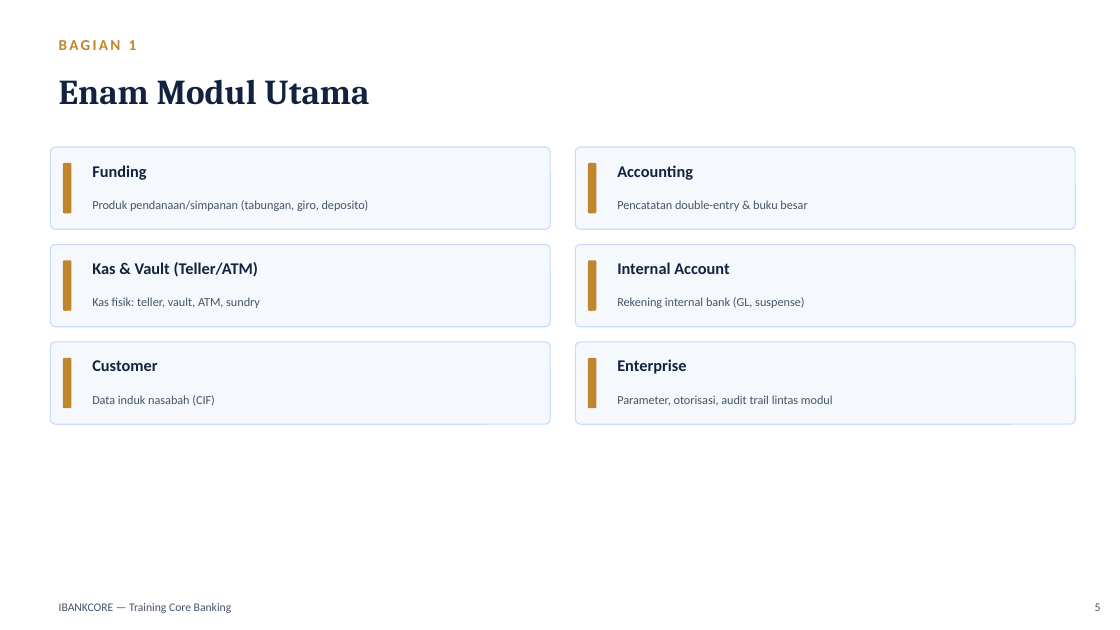
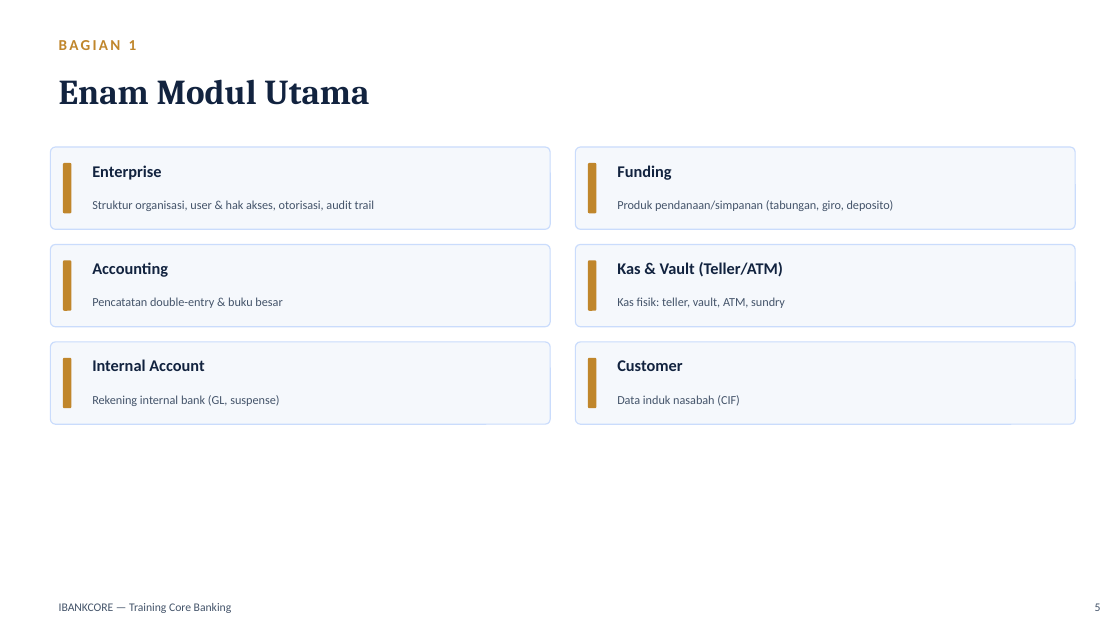
Before and after one commit to wisnu/ibankcore-training-materials, a slide deck: slide 5 of deployments/cgs-pos/dist/materi_training_ibankcore.pptx. Drawn at 1120x630 pixels with LibreOffice and Linux fonts; fonts in the diff are those of the drawing. Boxes give left, top, right and bottom in pixels: in the first picture for what was removed or moved away, otherwise in the second. Text is boxed around its words. In the diff, an @@ line names an element or a change of style, - is before the commit and + after.

```diff
--- a/deployments/cgs-pos/dist/materi_training_ibankcore.pptx
+++ b/deployments/cgs-pos/dist/materi_training_ibankcore.pptx
@@ text at (x1=92, y1=165, x2=161, y2=180): text changed @@
-Funding
+Enterprise
@@ text at (x1=617, y1=165, x2=671, y2=180): text changed @@
-Accounting
+Funding
@@ text at (x1=92, y1=200, x2=374, y2=211): text changed @@
-Produk pendanaan/simpanan (tabungan, giro, deposito)
+Struktur organisasi, user & hak akses, otorisasi, audit trail
@@ text at (x1=617, y1=200, x2=894, y2=211): text changed @@
-Pencatatan double-entry & buku besar
+Produk pendanaan/simpanan (tabungan, giro, deposito)
@@ text at (x1=92, y1=262, x2=168, y2=277): text changed @@
-Kas & Vault (Teller/ATM)
+Accounting
@@ text at (x1=617, y1=262, x2=784, y2=277): text changed @@
-Internal Account
+Kas & Vault (Teller/ATM)
@@ text at (x1=92, y1=297, x2=282, y2=308): text changed @@
-Kas fisik: teller, vault, ATM, sundry
+Pencatatan double-entry & buku besar
@@ text at (x1=617, y1=297, x2=785, y2=308): text changed @@
-Rekening internal bank (GL, suspense)
+Kas fisik: teller, vault, ATM, sundry
@@ text at (x1=92, y1=359, x2=204, y2=371): text changed @@
-Customer
+Internal Account
@@ text at (x1=617, y1=360, x2=682, y2=371): text changed @@
-Enterprise
+Customer
@@ text at (x1=92, y1=395, x2=279, y2=406): text changed @@
-Data induk nasabah (CIF)
+Rekening internal bank (GL, suspense)
@@ text at (x1=617, y1=395, x2=740, y2=406): text changed @@
-Parameter, otorisasi, audit trail lintas modul
+Data induk nasabah (CIF)
```
Also in this commit, not shown: 14 other slides changed, 3 slides added, 9 other files.
